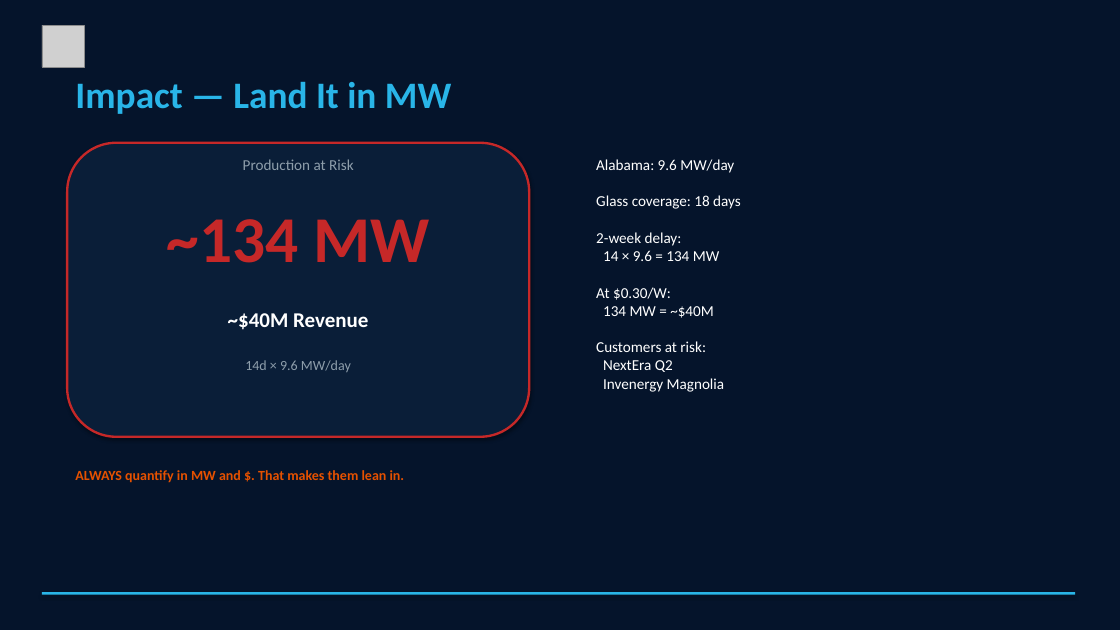
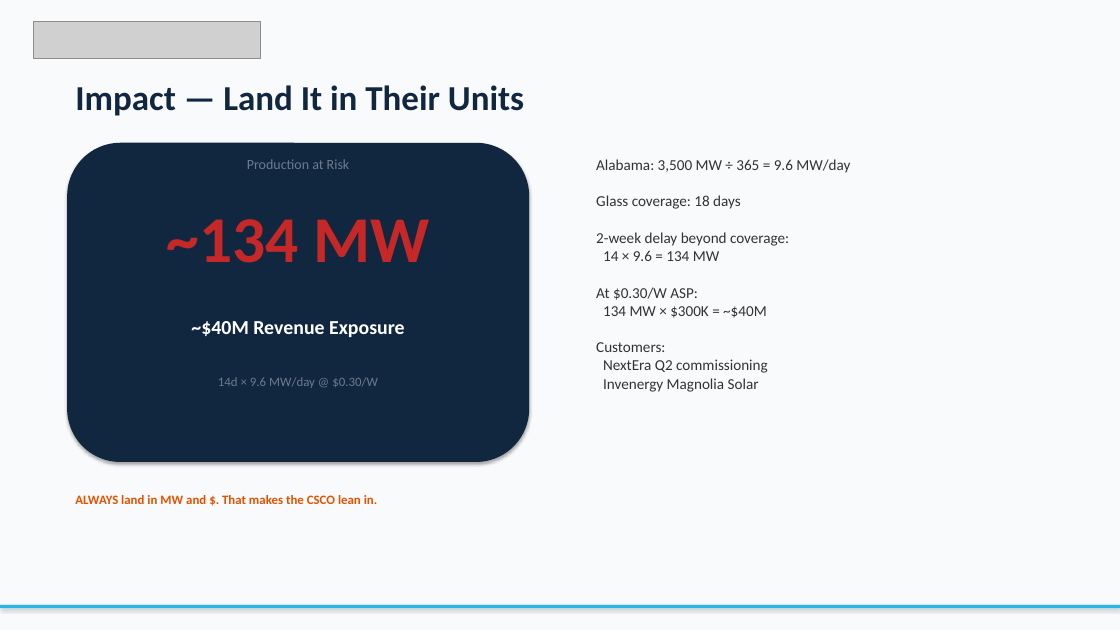
Before and after one commit to sfc-gh-sdickson/First-Solar, a slide deck: slide 8 of docs/First_Solar_Demo_Narrative.pptx. Drawn at 1120x630 pixels with LibreOffice and Linux fonts; fonts in the diff are those of the drawing; grey boxes stand for pictures. Boxes give left, top, right and bottom in pixels: in the first picture for what was removed or moved away, otherwise in the second. Text is boxed around its words. In the diff, an @@ line names an element or a change of style, - is before the commit and + after.

Commit message:
Fix PPTX: proper Snowflake logo (transparent PNG), light bg on content slides
Previous version had broken logo (opaque white square from bad SVG conversion).
Now uses properly extracted Snowflake snowflake icon with transparency plus
text-rendered wordmark. Light background on content slides, dark on title/reveal.

.... Generated with [Cortex Code](https://docs.snowflake.com/en/user-guide/cortex-code/cortex-code)

```diff
--- a/docs/First_Solar_Demo_Narrative.pptx
+++ b/docs/First_Solar_Demo_Narrative.pptx
@@ background #05142B to #F8FAFC @@
@@ picture added at bbox=[34, 21, 260, 59] @@
@@ picture removed at bbox=[42, 25, 84, 67] @@
@@ text at bbox=[75, 85, 524, 116]: text changed; size 32 to 30 pt; text colour #29B5E8 to #11273F @@
-Impact — Land It in MW
+Impact — Land It in Their Units
@@ rounded rectangle: place and size @@
-rounded rectangle at bbox=[67, 143, 529, 437]
+rounded rectangle at bbox=[67, 143, 529, 462]
@@ rounded rectangle at bbox=[67, 143, 529, 462]: fill #0A1E38 to #11273F; outline #C62828 2 pt to none @@
@@ text "Production at Risk" at bbox=[247, 159, 350, 169]: size 13 to 12 pt, text colour #8E9EAB to #6B7B8D @@
@@ text at bbox=[596, 159, 850, 392]: text changed; text colour #FFFFFF to #333333 @@
-Alabama: 9.6 MW/day
-Glass coverage: 18 days
-2-week delay:
-14 × 9.6 = 134 MW
-At $0.30/W:
-134 MW = ~$40M
-Customers at risk:
-NextEra Q2
-Invenergy Magnolia
+Alabama: 3,500 MW ÷ 365 = 9.6 MW/day
+Glass coverage: 18 days
+2-week delay beyond coverage:
+14 × 9.6 = 134 MW
+At $0.30/W ASP:
+134 MW × $300K = ~$40M
+Customers:
+NextEra Q2 commissioning
+Invenergy Magnolia Solar
@@ text at bbox=[191, 321, 405, 337]: text changed; size 18 to 17 pt @@
-~$40M Revenue
+~$40M Revenue Exposure
@@ text at bbox=[218, 377, 378, 388]: text changed; size 12 to 11 pt; text colour #8E9EAB to #6B7B8D @@
-14d × 9.6 MW/day
+14d × 9.6 MW/day @ $0.30/W
@@ text at bbox=[75, 495, 377, 504]: text changed; size 12 to 11 pt @@
-ALWAYS quantify in MW and $. That makes them lean in.
+ALWAYS land in MW and $. That makes the CSCO lean in.
@@ rectangle: place and size @@
-rectangle at bbox=[42, 592, 1075, 595]
+rectangle at bbox=[0, 605, 1120, 608]
```
Also in this commit, not shown: 11 other slides changed.
